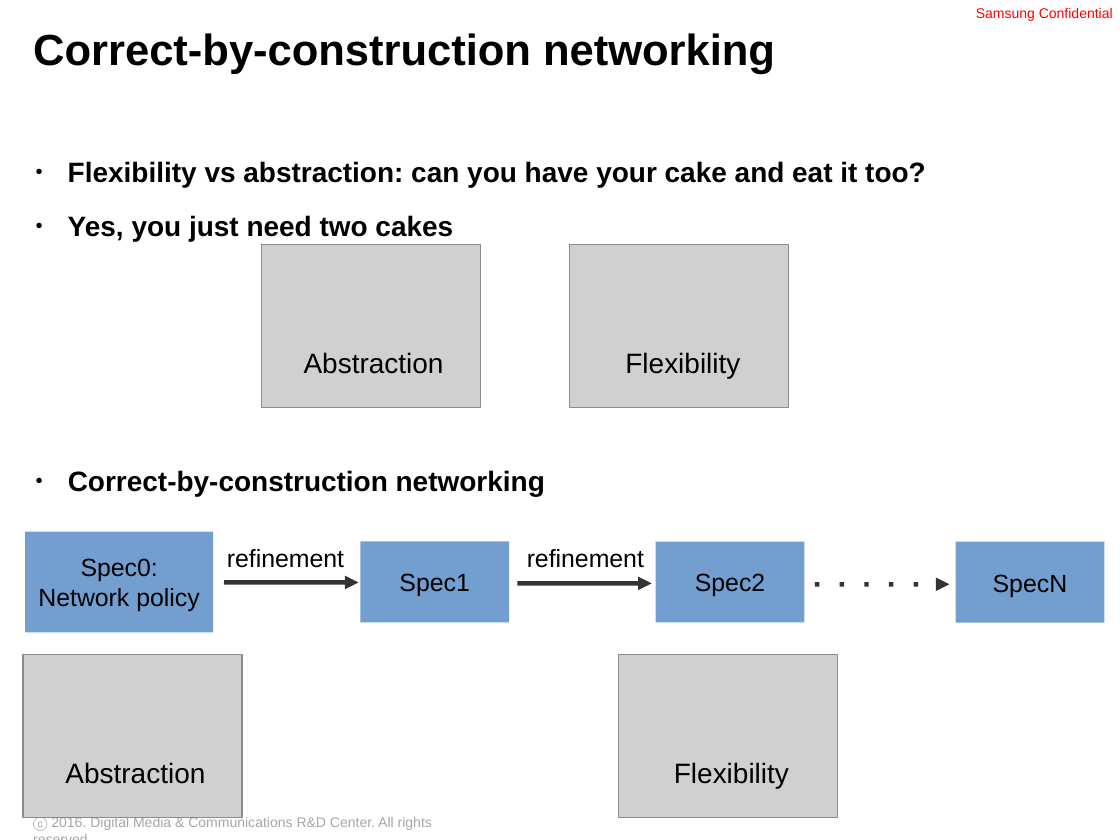
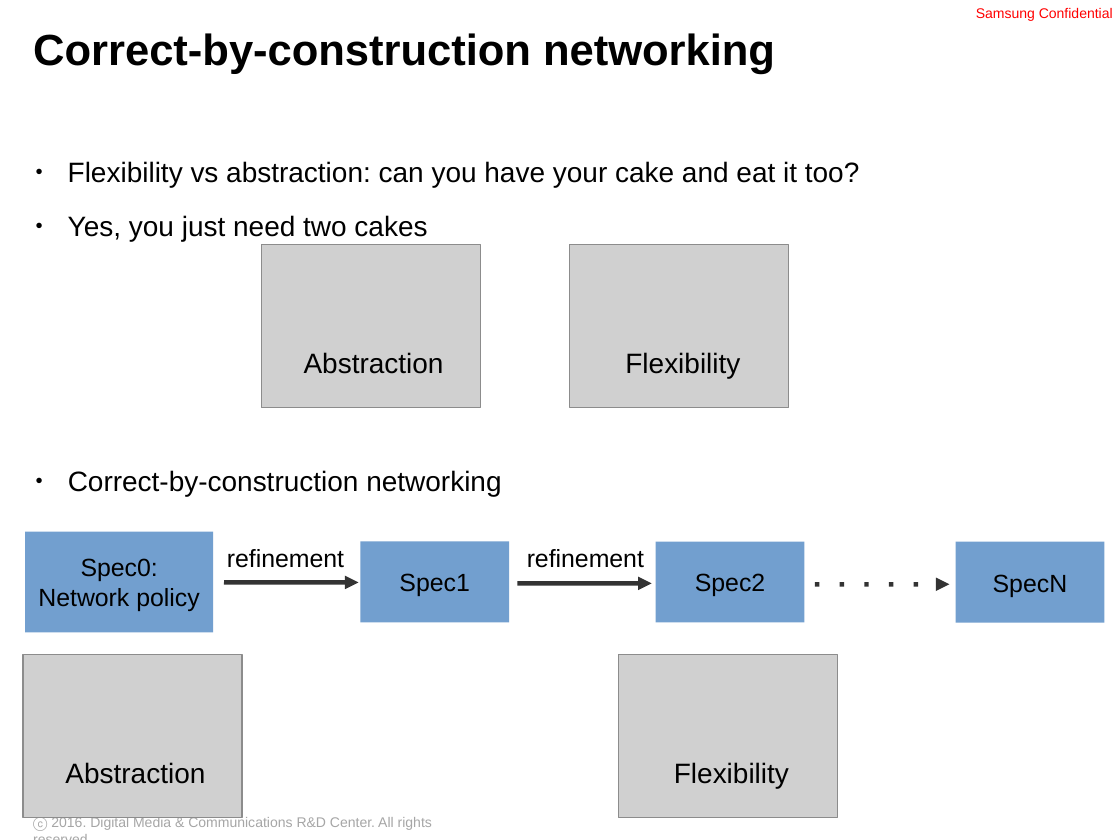
Before and after one commit to ryzhyk/cocoon, a slide deck: slide 13 of doc/distsys_talk_03_09_16.odp. Drawn at 1120x840 pixels with LibreOffice and Linux fonts; fonts in the diff are those of the drawing; grey boxes stand for pictures; background and template pictures are left out. Boxes give left, top, right and bottom in pixels: in the first picture for what was removed or moved away, otherwise in the second. Text is boxed around its words. In the diff, an @@ line names an element or a change of style, - is before the commit and + after.

```diff
--- a/doc/distsys_talk_03_09_16.odp
+++ b/doc/distsys_talk_03_09_16.odp
@@ text "Flexibility vs abstraction: can you ..." at <box>68,161,859,241</box>: bold off @@
@@ text "Correct-by-construction networking" at <box>68,470,501,496</box>: bold off @@
```
Also in this commit, not shown: 9 other slides changed, 7 slides added, 1 slide removed.
